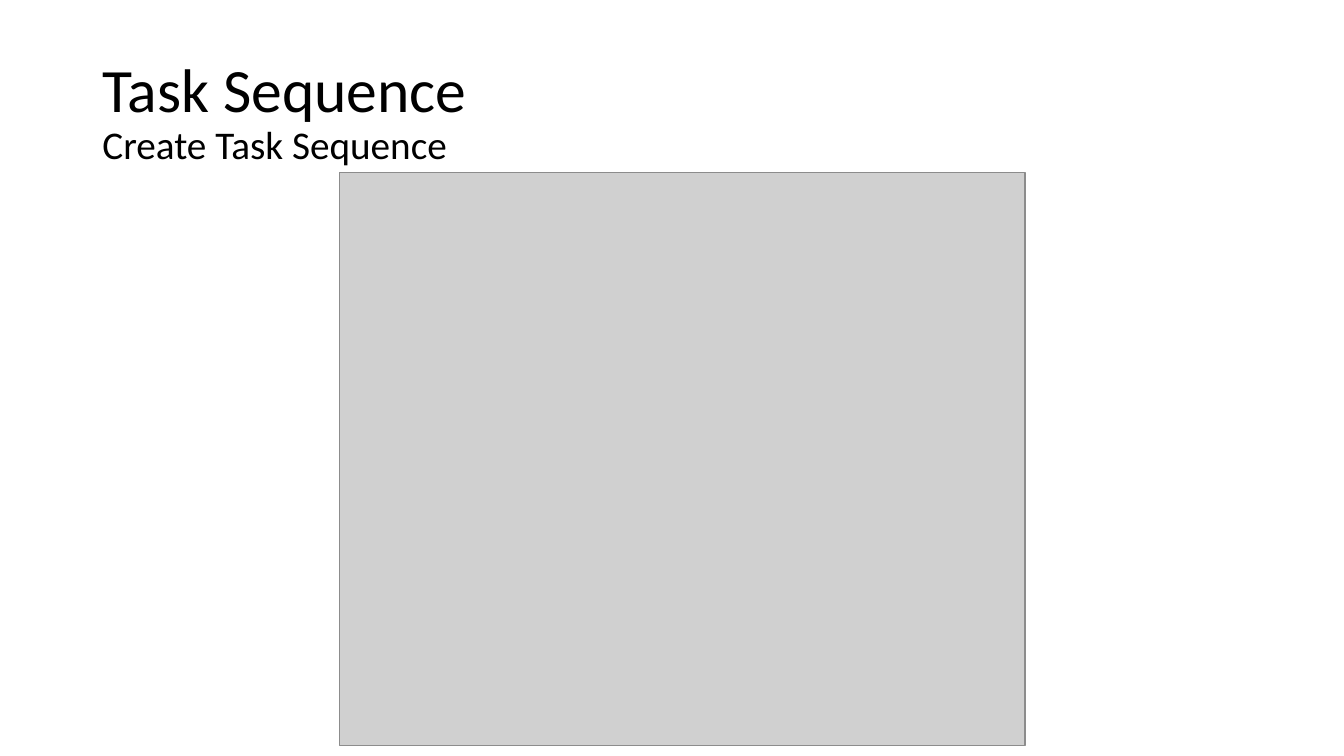
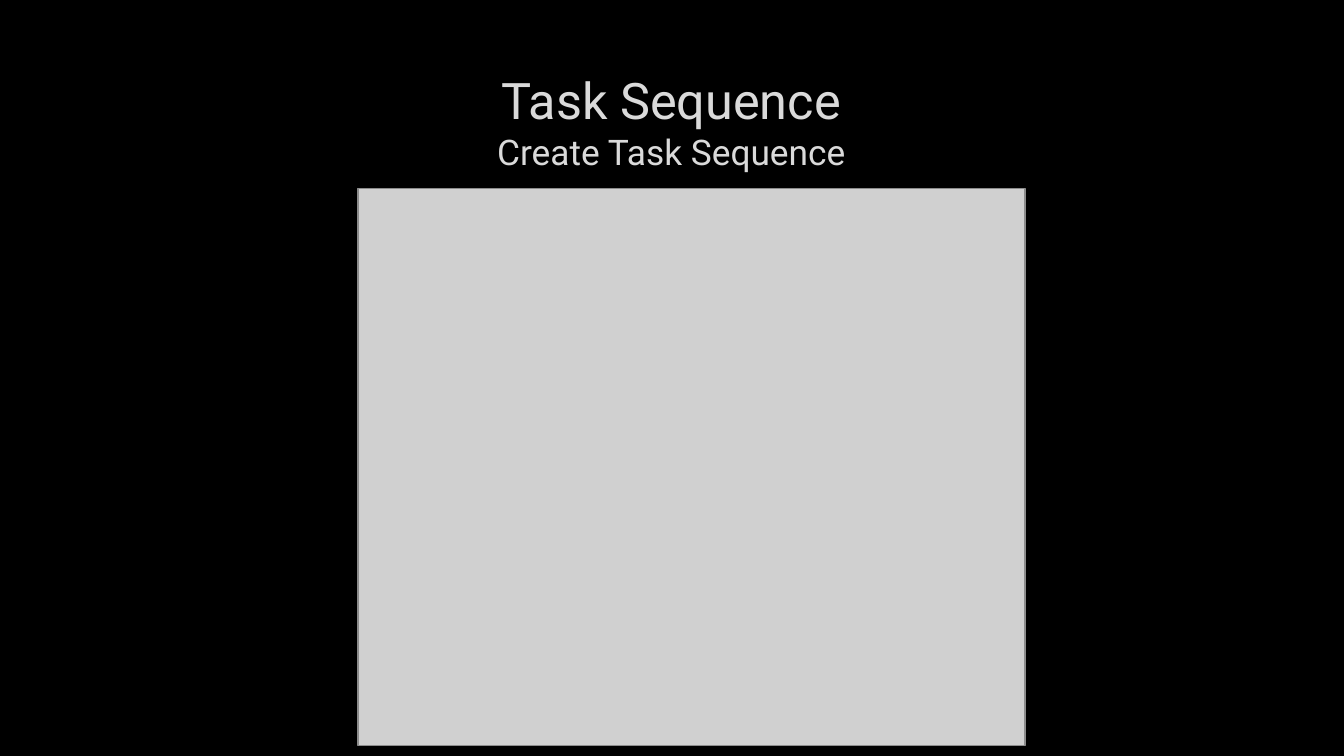
Before and after one commit to fydexx/HECC-2018, a slide deck: slide 22 of Part_01/Section02.pptx. Drawn at 1344x756 pixels with LibreOffice and Linux fonts; fonts in the diff are those of the drawing; grey boxes stand for pictures; background and template pictures are left out. Boxes give left, top, right and bottom in pixels: in the first picture for what was removed or moved away, otherwise in the second. Text is boxed around its words. In the diff, an @@ line names an element or a change of style, - is before the commit and + after.

```diff
--- a/Part_01/Section02.pptx
+++ b/Part_01/Section02.pptx
@@ background #FFFFFF to picture (left out) @@
@@ title "Task Sequence Create Task Sequence": place and size @@
-title "Task Sequence Create Task Sequence" at bbox=[102, 69, 466, 166]
+title "Task Sequence Create Task Sequence" at bbox=[497, 81, 845, 172]
@@ title "Task Sequence Create Task Sequence" at bbox=[497, 81, 845, 172]: size 44 to 36 pt in "Task Sequence"; size 28 to 25.2 pt in "Create Task Sequence"; font Calibri to Roboto, text colour #000000 to #DADADA, letter outline none to #404040 0.75 pt; alignment left to centre; line spacing 0.9 to 1 @@
@@ picture: place and size @@
-picture at bbox=[339, 172, 1025, 745]
+picture at bbox=[358, 189, 1025, 745]
```
Also in this commit, not shown: 29 other slides changed.
